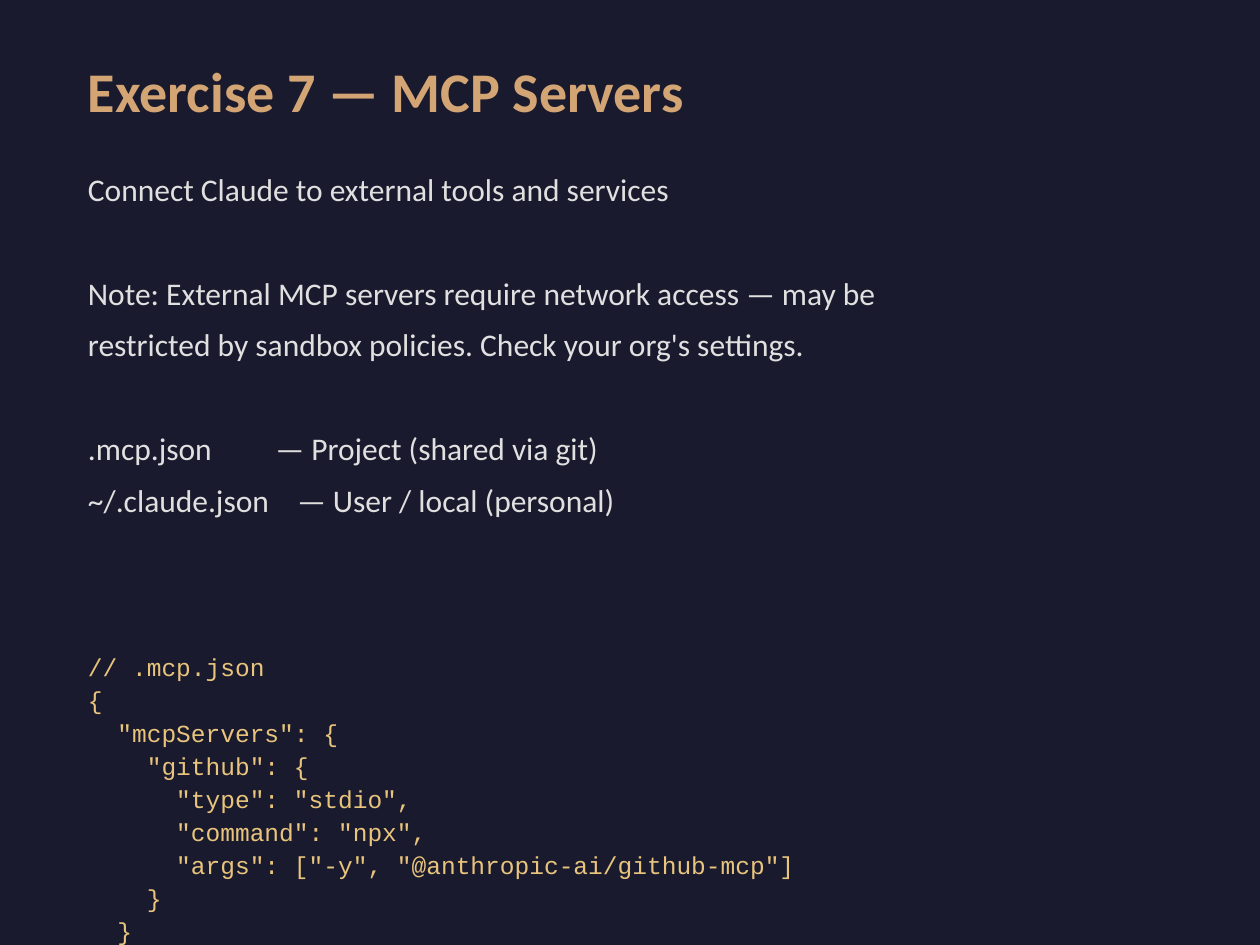
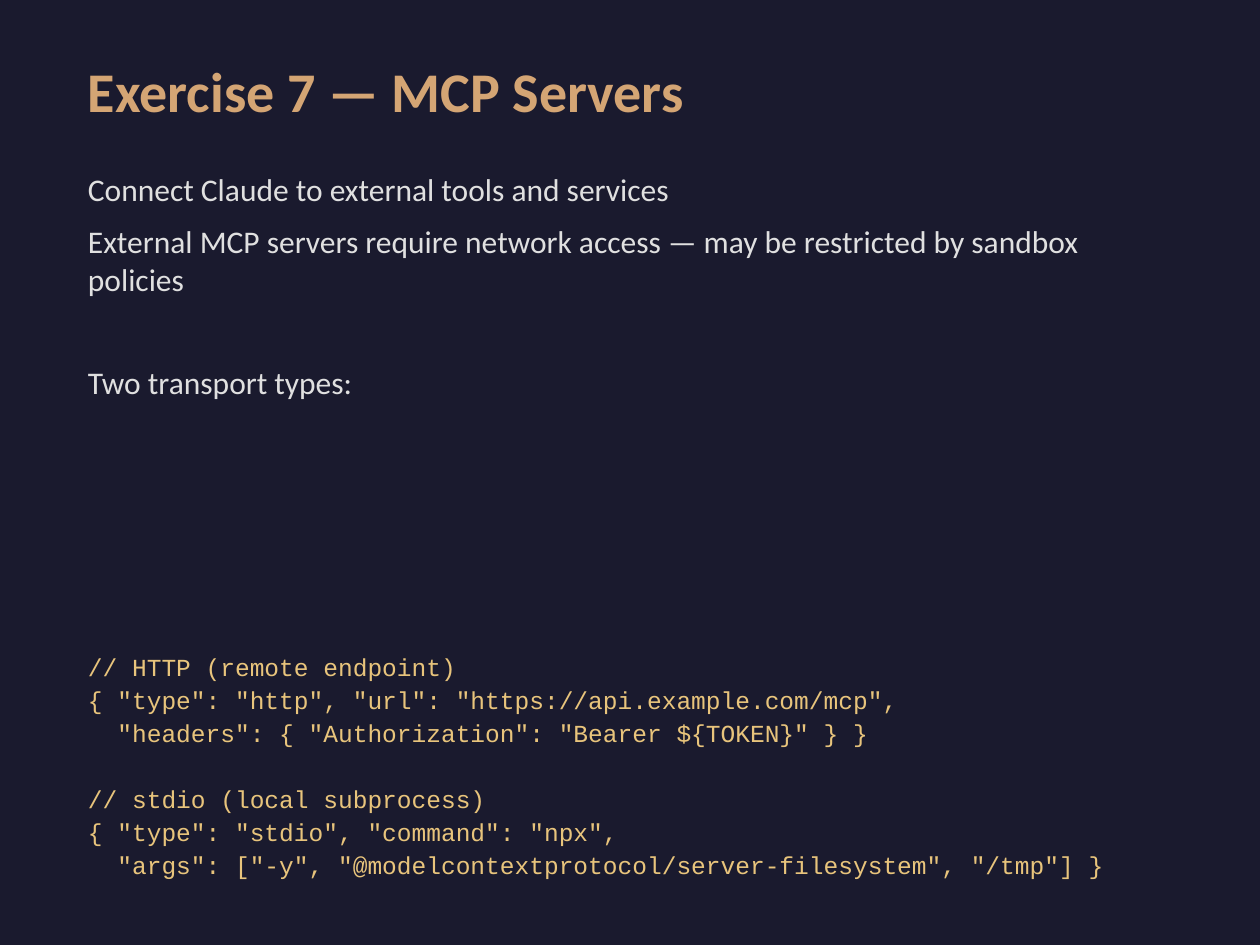
Before and after one commit to zachschillaci27/claude-code-workshop, a slide deck: slide 27 of slides.pptx (slide 26 before the commit). Drawn at 1260x945 pixels with LibreOffice and Linux fonts; fonts in the diff are those of the drawing. Boxes give left, top, right and bottom in pixels: in the first picture for what was removed or moved away, otherwise in the second. Text is boxed around its words. In the diff, an @@ line names an element or a change of style, - is before the commit and + after.

```diff
--- a/slides.pptx
+++ b/slides.pptx
@@ text at (88, 231, 1078, 399): text changed @@
-Note: External MCP servers require network access — may be
-restricted by sandbox policies. Check your org's settings.
-.mcp.json — Project (shared via git)
-~/.claude.json — User / local (personal)
+External MCP servers require network access — may be restricted by sandbox policies
+Two transport types:
@@ text at (117, 658, 1074, 879): text changed @@
-// .mcp.json
-{
-"mcpServers": {
-"github": {
-"type": "stdio",
-"command": "npx",
-"args": ["-y", "@anthropic-ai/github-mcp"]
-}
-}
-}
+// HTTP (remote endpoint)
+{ "type": "http", "url": "https://api.example.com/mcp",
+"headers": { "Authorization": "Bearer ${TOKEN}" } }
+// stdio (local subprocess)
+{ "type": "stdio", "command": "npx",
+"args": ["-y", "@modelcontextprotocol/server-filesystem", "/tmp"] }
```
Also in this commit, not shown: 5 other slides changed, 4 slides added, 8 other files.
